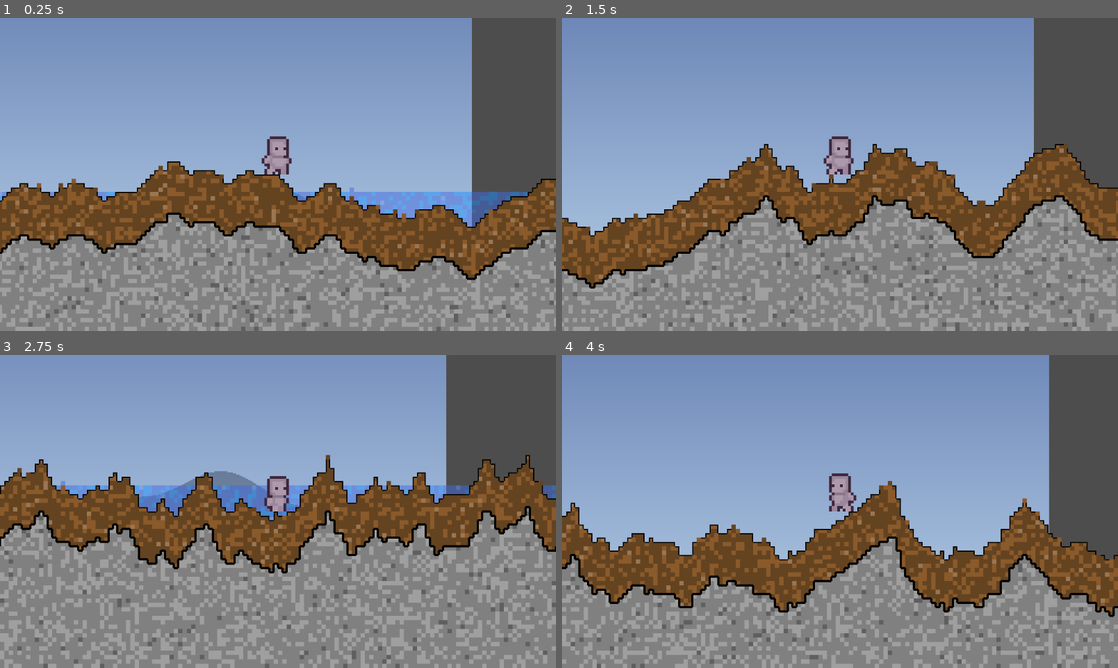
Above: before the commit, frames 1-4 (two rows, left to right).
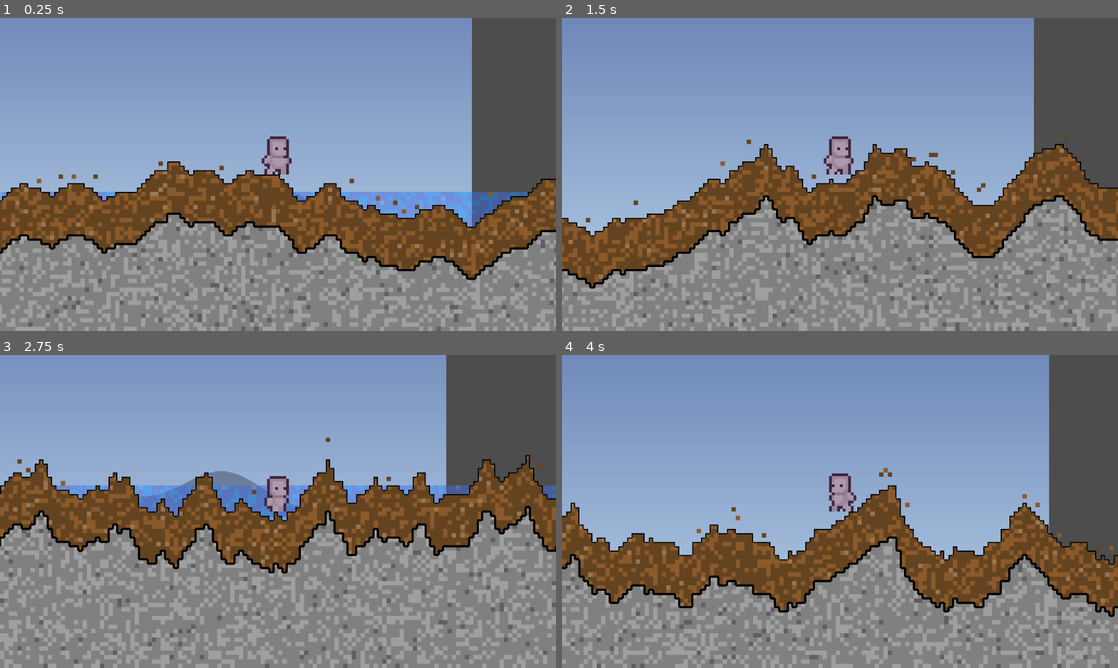
Above: after the commit, the same moments.

Repository: MessrsBrightside/pixel-mixel
Game: Godot game, scene res://scenes/main.tscn
Two runs of this game, one before a commit and one after it. Both use one fixed random seed, a clock stepped at 60 frames per second and the inputs below.
Inputs (mouse positions are in pixels of both pictures, inside the frame that each line leads up to):
- Up to frame 1 (0.25 s): no input
- Up to frame 2 (1.5 s): tap Enter (ui_accept) at 0.5, 0.77 s; move the mouse to (962, 158) at 0.52 s; hold Right (ui_right) 0.53-1.28 s; tap 1 at 0.6 s; click (962, 158) at 0.67 s; move the mouse to (728, 190) at 1.27 s; hold Down from 1.28 s (still down); tap 2 at 1.35 s
- Up to frame 3 (2.75 s): tap Enter (ui_accept) at 1.52 s; move the mouse to (333, 442) at 2.02 s; release Down at 2.03 s; hold Right (ui_right) from 2.03 s (still down); tap 3 at 2.1 s
- Up to frame 4 (4 s): move the mouse to (812, 574) at 2.77 s; release Right (ui_right) at 2.78 s; hold Up 2.78-3.53 s; tap 4 at 2.85 s; click (812, 574) at 2.92 s; tap Enter (ui_accept) at 3.02, 3.77 s; move the mouse to (1006, 558) at 3.52 s; hold Left (ui_left) from 3.53 s (still down); tap 5 at 3.6 s

The runs differ from the first frame. In frame 1, 0.4% of the frame differs, in the area x 6-89%, y 45-65%; in frame 2, 0.4%; in frame 3, 0.2%; in frame 4, 0.4%, in the area x 24-100%, y 36-68%.

Commit message:
Remove _settling gate: sim always runs, tick returns false when idle = zero cost

Diff:
--- a/scenes/main.gd
+++ b/scenes/main.gd
@@ -7,10 +7,8 @@
 var _simulator: ChunkSimulator
 var _grid: ChunkGrid
 var _current_seed: int = 42
-var _settling: bool = false
-var _ticks_per_frame: int = 50
+var _ticks_per_frame: int = 3
 var _label: Label
-var _total_ticks: int = 0
 var _render_frame_count: int = 0
 var _player: Player
 var _camera: Camera2D
@@ -48,33 +46,22 @@
 
 
 func _process(_delta: float) -> void:
-	if _player._settling_needed:
-		_player._settling_needed = false
-		_settling = true
-	if not _settling:
+	if _simulator == null or _grid == null:
 		return
 	var moved := false
 	for i in range(_ticks_per_frame):
 		if _simulator.tick(_grid):
 			moved = true
-			_total_ticks += 1
 		else:
 			break
 	if moved:
-		# Only re-render every 6th frame to stay responsive
 		_render_frame_count += 1
-		if _render_frame_count % 6 == 0:
+		if _render_frame_count % 3 == 0:
 			var dirty := _simulator.get_dirty_rect()
 			if dirty.size.x > 0 and dirty.size.x < 200:
 				_renderer.mark_dirty_region(dirty)
 			else:
 				_renderer.render_dirty()
-	if not moved:
-		_settling = false
-		_renderer.render()
-		_update_label("settled (seed %d, %d ticks)" % [_current_seed, _total_ticks])
-	else:
-		_update_label("settling seed %d... tick %d" % [_current_seed, _total_ticks])
 
 
 func _unhandled_input(event: InputEvent) -> void:
@@ -108,8 +95,6 @@
 	_renderer.grid = _grid
 	_renderer.terrain_defs = _load_terrain_defs()
 	_renderer.render()
-	_settling = false
-	_total_ticks = 0
 	_update_label("biome: %s (seed %d)" % [biome_name, seed_val])
 	_place_player()
 	_parallax_bg.setup(biome_name)
@@ -134,8 +119,6 @@
 	_renderer.terrain_defs = _load_terrain_defs()
 	_renderer.render()
 
-	_settling = true
-	_total_ticks = 0
 	_update_label("settling... (seed %d)" % seed_val)
 	_place_player()
 	_parallax_bg.setup("default")
@@ -171,5 +154,4 @@
 
 
 func _on_player_attacked() -> void:
-	_settling = true
-	_ticks_per_frame = 2
+	pass
--- a/scripts/player.gd
+++ b/scripts/player.gd
@@ -18,7 +18,6 @@
 var chunk_grid: ChunkGrid
 var terrain_defs: Array[TerrainDef]
 var on_ground := false
-var _settling_needed := false
 var _blade = BladeAttackClass.new()
 
 var _idle_sprite: Sprite2D
@@ -147,7 +146,6 @@
 				if dest_chunk.terrain == 0:
 					chunk_grid.set_chunk(dest, chunk.terrain, chunk.color, chunk.state)
 					chunk_grid.set_chunk(pos, 0, 0, 0)
-					_settling_needed = true
 
 
 func _collides_at(pos: Vector2) -> bool:
